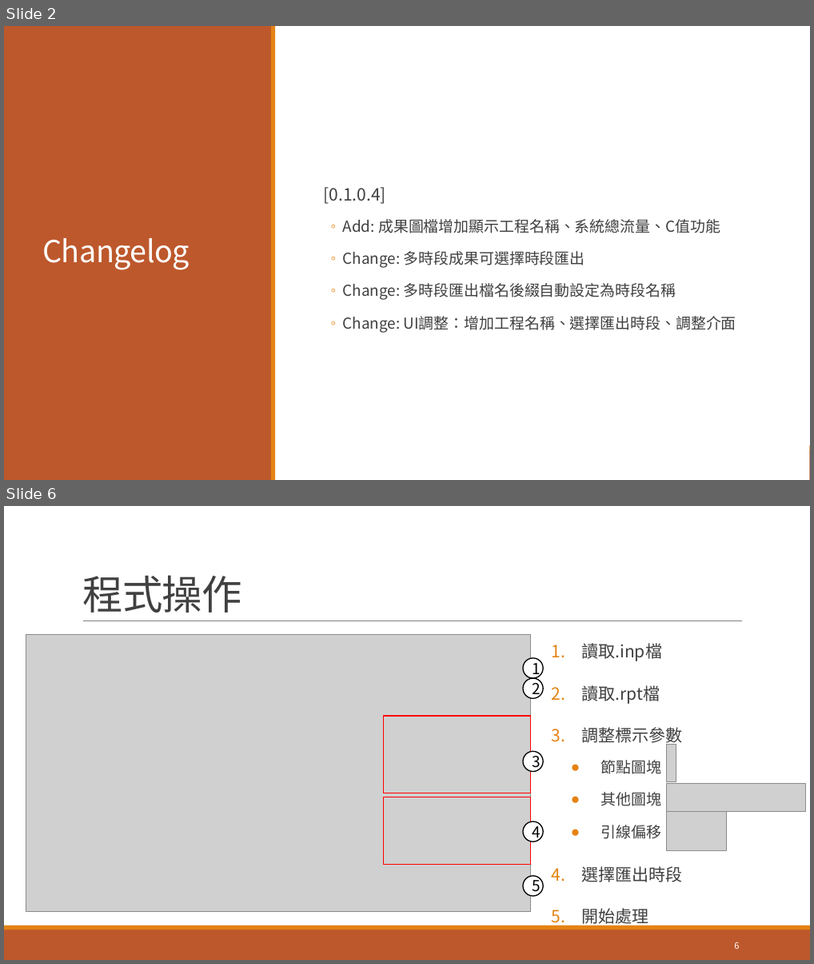
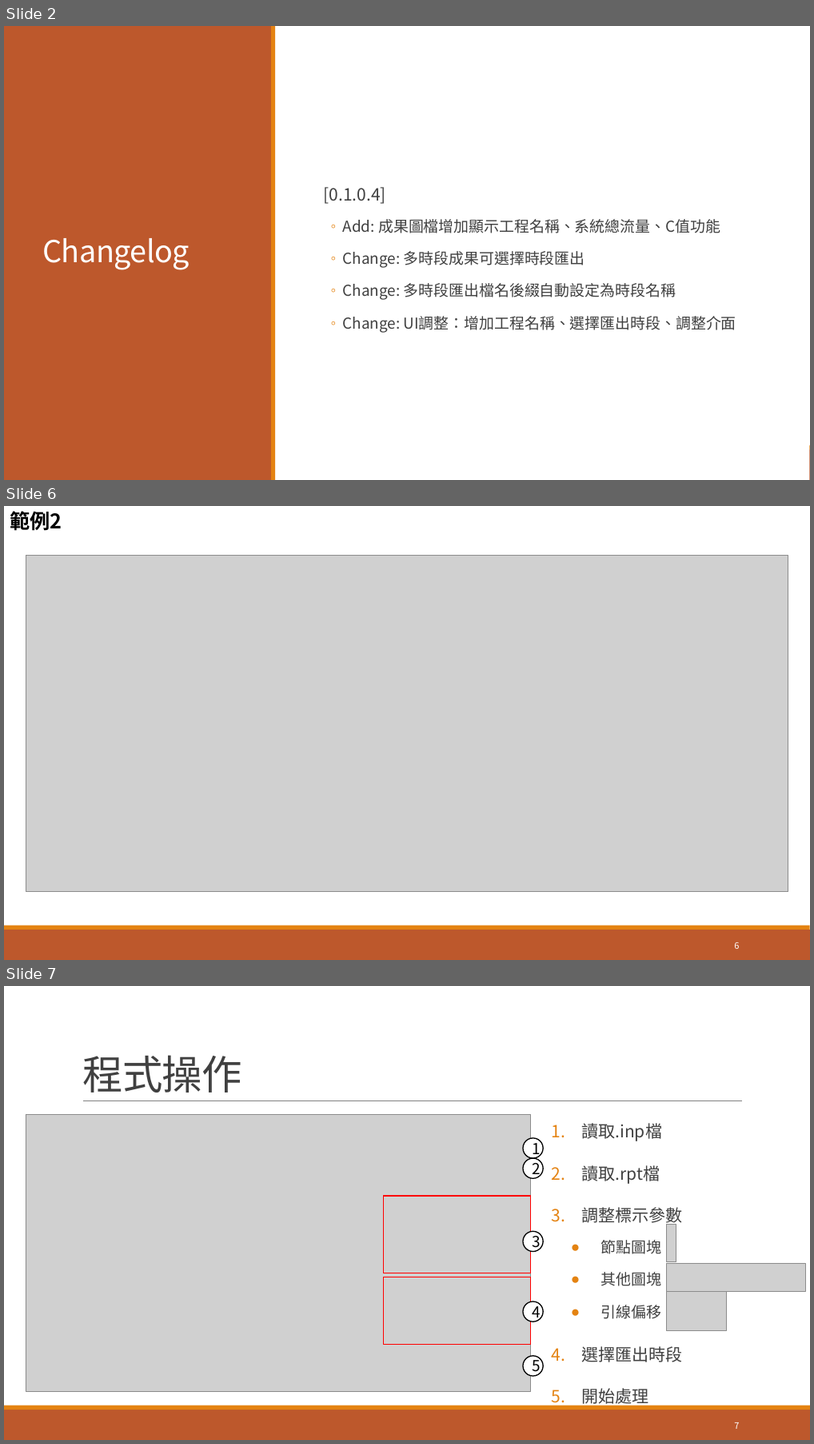
Before and after one commit to lihsin2000/epa2hydchart, a slide deck: 程式說明.pptx. Shown one above the other, each under a label of ours: slides 2 and 6 before the commit, slides 2, 6 and 7 after it; the slides between them are not shown. The pictures are 814x964 and 814x1444 pixels, drawn with LibreOffice and Linux fonts; fonts in the diff are those of the drawing; grey boxes stand for pictures. Boxes give left, top, right and bottom in pixels: in the first picture for what was removed or moved away, otherwise in the second. Text is boxed around its words. In the diff, an @@ line names an element or a change of style, - is before the commit and + after.

```diff
--- a/程式說明.pptx
+++ b/程式說明.pptx
@@ slide 6 added at bbox=[4, 506, 810, 960], background #FFFFFF; not listed: 2 template elements that a slide beside it also shows @@
@@ text added at bbox=[10, 511, 62, 531], 24 pt, text #000000, bold @@
+範例2
@@ picture added at bbox=[26, 555, 789, 891] @@
@@ page number added at bbox=[734, 942, 739, 948], 10.5 pt, text #FFFFFF @@
+6
@@ what was slide 6 is now slide 7 @@
@@ page number at bbox=[734, 1422, 739, 1428]: text changed @@
-6
+7
```
Also in this commit, not shown: 2 slides changed, 1 other file.
